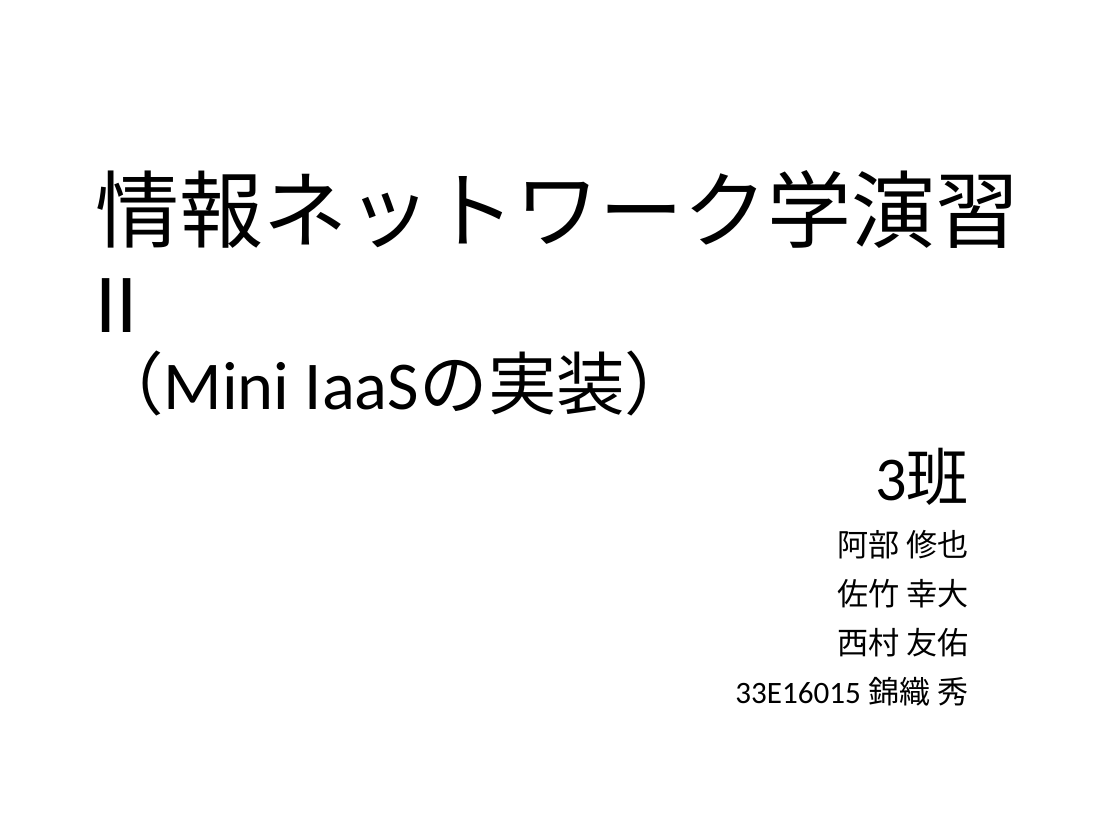
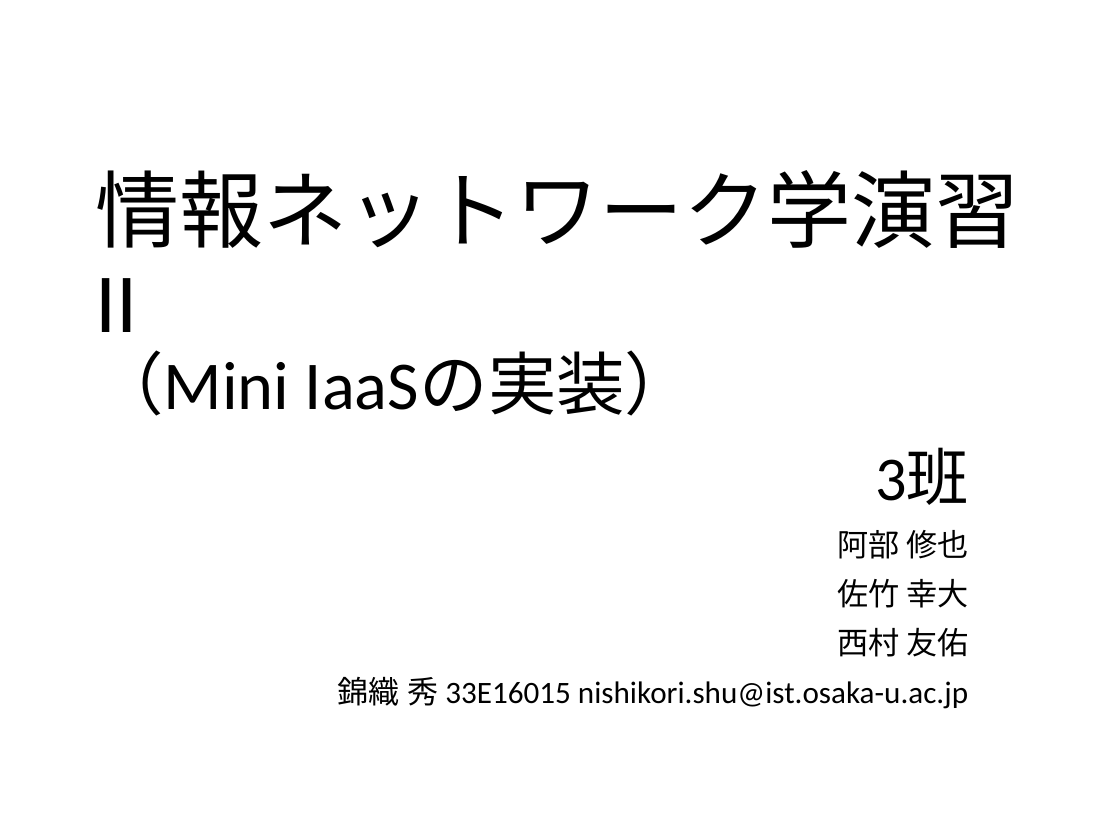
Before and after one commit to handai-trema/IaaS-amn, a slide deck: slide 1 of report_slide.pptx. Drawn at 1120x840 pixels with LibreOffice and Linux fonts; fonts in the diff are those of the drawing. Boxes give left, top, right and bottom in pixels: in the first picture for what was removed or moved away, otherwise in the second. Text is boxed around its words. In the diff, an @@ line names an element or a change of style, - is before the commit and + after.

```diff
--- a/report_slide.pptx
+++ b/report_slide.pptx
@@ subtitle at [338,676,968,709]: text changed @@
-33E16015 錦織 秀
+錦織 秀 33E16015 nishikori.shu@ist.osaka-u.ac.jp
```
Also in this commit, not shown: 10 other slides changed.
